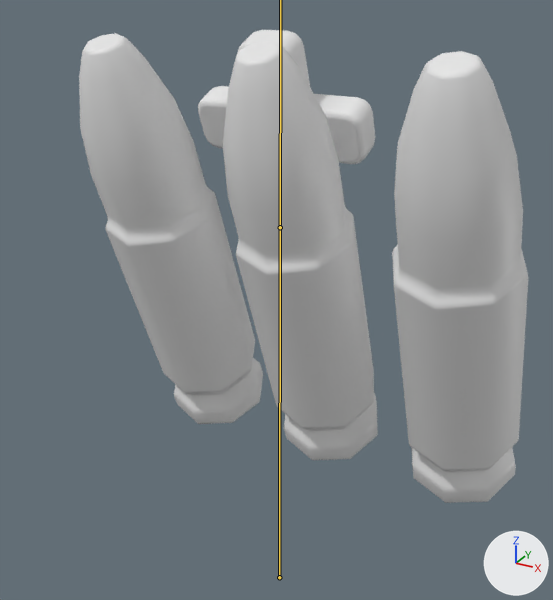
An edit to the FBX model MindControl/Assets/Graphics/Pickups/AmmoPickup.fbx, drawn before and after from the same camera.
Before and after are seen from a 50 mm camera at (0.769, -1.416, 1.533) aimed at (0.037, -0.084, 0.867). The axes (+X, +Y, +Z) are drawn at lower right. The lights are the same throughout. Both versions are drawn at frame 1 of the action 'Armature.001|Armature.001Action'; the numbers are the values there. The bones that bend it are drawn over the model as lines.
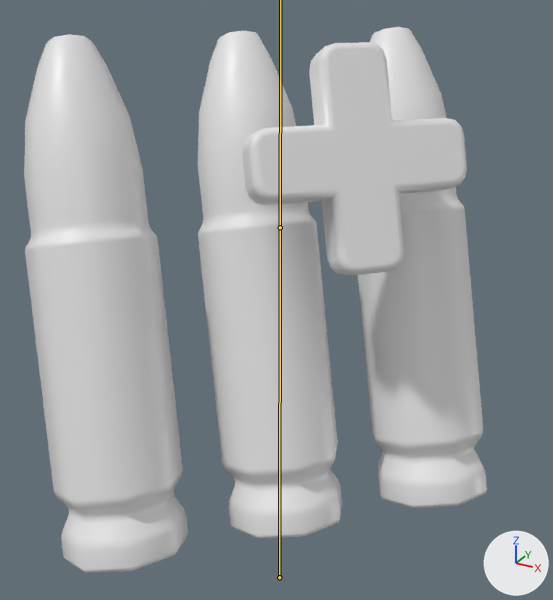
Boxes [x1, y1, x2, y2] around the edits, measured in the pictures (553 x 600 px):
```json
{"object": "Cylinder", "change": "posed", "before": [79, 30, 528, 503], "after": [24, 27, 487, 573], "on screen": "15% taller"}
```

Scene script edits in JSON lines:
```json
{"block": "bone_bone", "where": "bone_bone = bpy.data.objects['Armature.001'].pose.bones['Bone']"}
{"op": "set", "path": "bone_bone.rotation_quaternion", "old": "(1.0, 0.0, 0.0, 0.0)", "new": "(-0.383, 0.0, 0.924, 0.0)", "note": "degrees (0, 0, 0) -> degrees (0, -135, 0)"}
```
